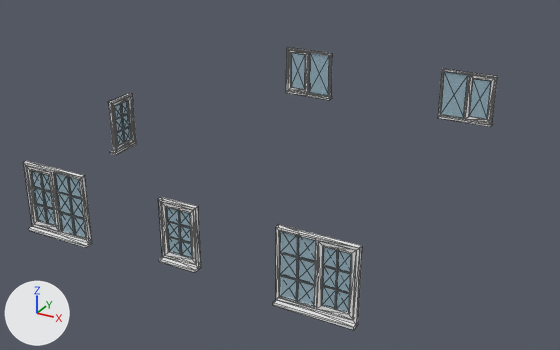
Two versions of the glTF model WebApps/ValeVision3D/80__Testing__PrototypeEnvironment/TestEnv__GlbFiles/NP03__Storey__FirstFloor__ProposedWindows__MeshModel__.glb, one commit apart.
Before and after are seen from a 50 mm camera at (10.73, -5.92, 9.32) aimed at (3.7, 6.86, 2.93). The axes (+X, +Y, +Z) are drawn at lower left. The lights are the same throughout. The first picture is the older version. Mesh edges are drawn as thin lines. Vertices at exactly the same position are counted once.

The first picture shows '24__ProposedBuilding__Windows::Default', '24__ProposedBuilding__Windows::MAT101__Glass__ClearDefault'.
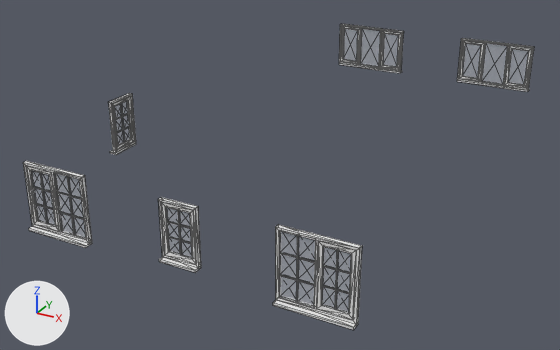
Changed parts and their boxes [x1, y1, x2, y2] in the pictures (560 x 350 px; the box of a moved part takes in the faces that stretch with it):
'24__ProposedBuilding__Windows::MAT101__Glass__ClearDefault', reshaped (8% wider, 10% taller)
    before: [31, 53, 491, 313]
    after: [31, 28, 528, 313]
'24__ProposedBuilding__Windows::Default', reshaped (8% wider, 8% taller)
    before: [23, 48, 497, 330]
    after: [23, 24, 534, 330]
part 1 of me_mesh_0_24__proposedbuilding__windows__default, moved or reshaped
    before: [465, 75, 494, 123]
    after: [505, 46, 532, 88]
part 2 of me_mesh_0_24__proposedbuilding__windows__default, moved or reshaped
    before: [288, 50, 308, 93]
    after: [459, 40, 484, 82]
part 3 of me_mesh_0_24__proposedbuilding__windows__default, added
    after: [380, 31, 401, 70]
part 4 of me_mesh_0_24__proposedbuilding__windows__default, added
    after: [341, 26, 360, 64]
part 5 of me_mesh_0_24__proposedbuilding__windows__default, added
    after: [457, 38, 534, 92]
part 6 of me_mesh_0_24__proposedbuilding__windows__default, added
    after: [339, 24, 404, 73]
part 7 of me_mesh_0_24__proposedbuilding__windows__default, deleted
    before: [286, 48, 333, 100]
part 8 of me_mesh_0_24__proposedbuilding__windows__default, deleted
    before: [438, 69, 497, 127]
part 9 of me_mesh_1_24__proposedbuilding__windows__mat101__glass__cleardefault, moved or reshaped
    before: [469, 79, 491, 119]
    after: [508, 49, 528, 85]
part 10 of me_mesh_1_24__proposedbuilding__windows__mat101__glass__cleardefault, moved or reshaped
    before: [440, 72, 468, 118]
    after: [482, 43, 507, 85]
part 11 of me_mesh_1_24__proposedbuilding__windows__mat101__glass__cleardefault, moved or reshaped
    before: [291, 53, 305, 90]
    after: [462, 43, 481, 79]
part 12 of me_mesh_1_24__proposedbuilding__windows__mat101__glass__cleardefault, added
    after: [383, 34, 399, 67]
part 13 of me_mesh_1_24__proposedbuilding__windows__mat101__glass__cleardefault, moved or reshaped
    before: [309, 53, 329, 96]
    after: [360, 28, 380, 67]
part 14 of me_mesh_1_24__proposedbuilding__windows__mat101__glass__cleardefault, added
    after: [343, 29, 358, 62]

The edits, one by one:
me_mesh_0_24__proposedbuilding__windows__default is used by ob_24__proposedbuilding__windows__default; location (0.0, 0.0, 0.0).
me_mesh_0_24__proposedbuilding__windows__default had 740 vertices, 1160 faces and spanned x 0.95..7.51, y 1.91..10.48, z 3.44..4.64.
me_mesh_0_24__proposedbuilding__windows__default now has 788 vertices, 1264 faces and spans x 0.95..7.51, y 1.91..13.5, z 3.44..4.64.
me_mesh_0_24__proposedbuilding__windows__default part 1: the loose piece of 16 vertices spanning x 6.48..7.02, y 10.34..10.39, z 3.54..4.55 is moved by (0.12, 3.02, -0.01).
me_mesh_0_24__proposedbuilding__windows__default part 2: the loose piece of 16 vertices spanning x 2.02..2.55, y 10.34..10.39, z 3.54..4.55 is moved by (3.41, 3.02, -0.01).
me_mesh_0_24__proposedbuilding__windows__default part 3: the loose piece of 16 vertices spanning x 2.02..2.55, y 10.34..10.39, z 3.54..4.55 is copied, and the copy is moved by (1.21, 3.02, -0.01); it spans x 3.22..3.77, y 13.36..13.41, z 3.52..4.53.
me_mesh_0_24__proposedbuilding__windows__default part 4: the loose piece of 16 vertices spanning x 2.02..2.55, y 10.34..10.39, z 3.54..4.55 is copied, and the copy is moved by (0.04, 3.02, -0.01); it spans x 2.05..2.6, y 13.36..13.41, z 3.52..4.53.
me_mesh_0_24__proposedbuilding__windows__default part 5: a new loose piece of 38 vertices spanning x 5.38..7.18, y 13.35..13.5, z 3.44..4.57, in mat_default (white #e7e7e7).
me_mesh_0_24__proposedbuilding__windows__default part 6: a new loose piece of 38 vertices spanning x 2.01..3.81, y 13.35..13.5, z 3.44..4.57, in mat_default (white #e7e7e7).
me_mesh_0_24__proposedbuilding__windows__default part 7: the loose piece of 30 vertices spanning x 1.98..3.16, y 10.32..10.48, z 3.45..4.59 is deleted.
me_mesh_0_24__proposedbuilding__windows__default part 8: the loose piece of 30 vertices spanning x 5.86..7.06, y 10.32..10.48, z 3.45..4.59 is deleted.
me_mesh_1_24__proposedbuilding__windows__mat101__glass__cleardefault is used by ob_24__proposedbuilding__windows__mat101__glass__cleardefault; location (0.0, 0.0, 0.0).
me_mesh_1_24__proposedbuilding__windows__mat101__glass__cleardefault had 320 vertices, 312 faces and spanned x 1.05..7.39, y 2.02..10.37, z 3.53..4.56.
me_mesh_1_24__proposedbuilding__windows__mat101__glass__cleardefault now has 336 vertices, 336 faces and spans x 1.05..7.39, y 2.02..13.4, z 3.52..4.56.
me_mesh_1_24__proposedbuilding__windows__mat101__glass__cleardefault part 9: the loose piece of 8 vertices spanning x 6.55..6.95, y 10.35..10.37, z 3.61..4.47 is moved by (0.12, 3.03, -0.01).
me_mesh_1_24__proposedbuilding__windows__mat101__glass__cleardefault part 10: the loose piece of 8 vertices spanning x 5.9..6.44, y 10.35..10.37, z 3.54..4.55 is moved by (0.11, 3.03, -0.01).
me_mesh_1_24__proposedbuilding__windows__mat101__glass__cleardefault part 11: the loose piece of 8 vertices spanning x 2.09..2.48, y 10.35..10.37, z 3.61..4.47 is moved by (3.41, 3.03, -0.01).
me_mesh_1_24__proposedbuilding__windows__mat101__glass__cleardefault part 12: a new loose piece, a box spanning x 3.293..3.7, y 13.373..13.397, z 3.59..4.46, in mat_mat101__glass__cleardefault (white #f4f8ff).
me_mesh_1_24__proposedbuilding__windows__mat101__glass__cleardefault part 13: the loose piece of 8 vertices spanning x 2.59..3.12, y 10.35..10.37, z 3.54..4.55 is moved by (0.05, 3.03, -0.01).
me_mesh_1_24__proposedbuilding__windows__mat101__glass__cleardefault part 14: a new loose piece, a box spanning x 2.12..2.527, y 13.373..13.397, z 3.59..4.46, in mat_mat101__glass__cleardefault (white #f4f8ff).
